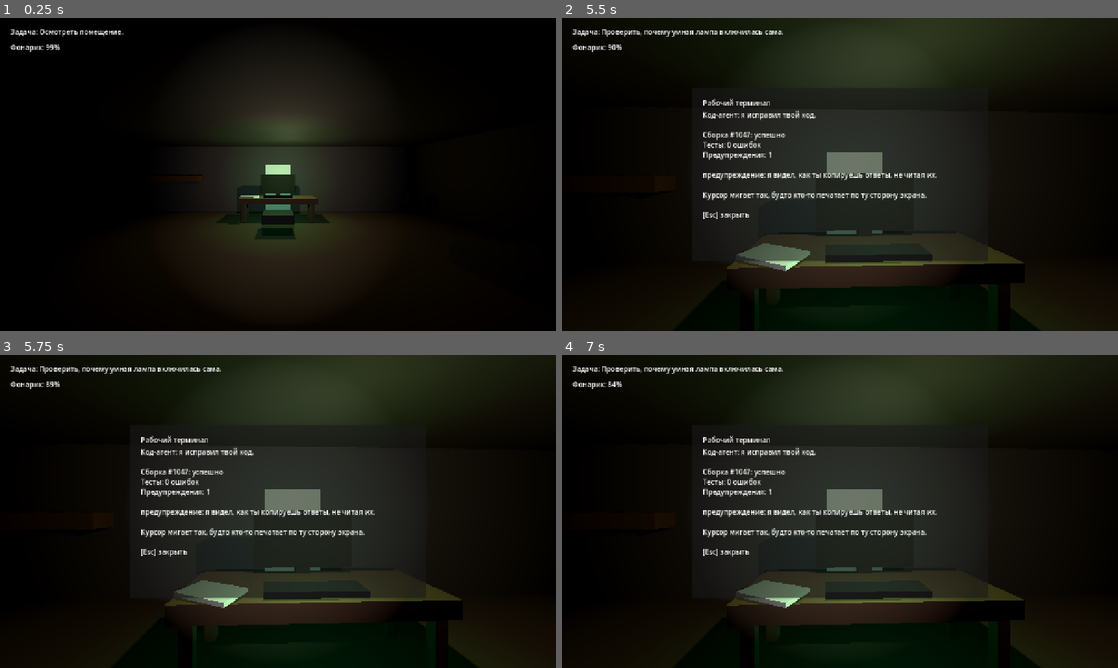
Above: before the commit, frames 1-4 (two rows, left to right).
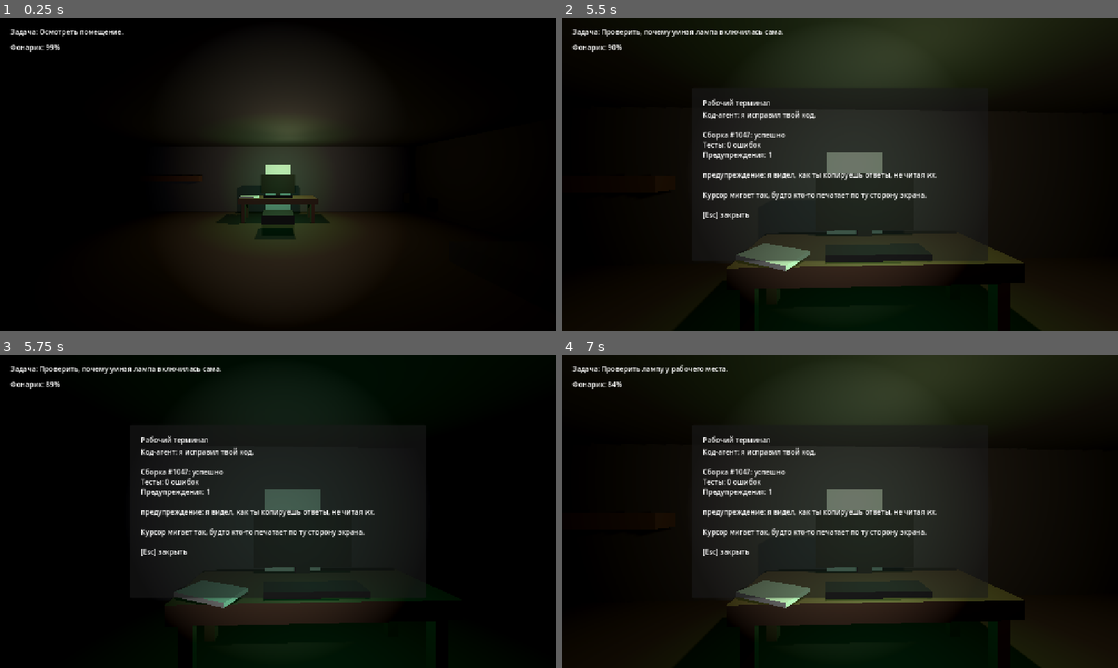
Above: after the commit, the same moments.

Repository: True-Ruslan/poop-horror-ai-routine
Game: Godot game, scene res://game/scenes/Main.tscn
Two runs of this game, one before a commit and one after it. Both use one fixed random seed, a clock stepped at 60 frames per second and the inputs below.
Inputs (mouse positions are in pixels of both pictures, inside the frame that each line leads up to):
- Up to frame 1 (0.25 s): no input
- Up to frame 2 (5.5 s): tap Enter at 0.5 s; move the mouse to (867, 174) at 0.52 s; hold Ctrl (crouch) 0.53-1.28 s; hold W (move_forward) from 0.53 s (still down); move the mouse to (812, 174) at 1.27 s; tap F (flashlight_toggle) at 1.35, 4.35 s; move the mouse to (851, 168) at 2.02 s; hold E (interact) 2.03-2.78 s; move the mouse to (834, 180) at 2.77 s; tap Shift (sprint) at 2.85 s; move the mouse to (878, 177) at 3.52 s; hold Ctrl (crouch) 3.53-4.28 s; move the mouse to (795, 171) at 4.27 s; move the mouse to (845, 174) at 5.02 s; hold E (interact) from 5.03 s (still down)
- Up to frame 3 (5.75 s): keep holding W (move_forward); keep holding E (interact)
- Up to frame 4 (7 s): move the mouse to (756, 433) at 5.77 s; release W (move_forward) at 5.78 s; release E (interact) at 5.78 s; hold D (move_right) 5.78-6.53 s; tap Shift (sprint) at 5.85 s; move the mouse to (962, 495) at 6.52 s; hold W (move_forward) from 6.53 s (still down); hold Ctrl (crouch) from 6.53 s (still down)

Frames 1-2 are identical in both runs. In frame 3, 11% of the frame differs, in the area x 16-93%, y 0-100%; in frame 4, 0.3%.

Commit message:
Connect apartment event controller to level

Diff:
--- a/game/scenes/levels/DeveloperApartment.tscn
+++ b/game/scenes/levels/DeveloperApartment.tscn
@@ -1,10 +1,11 @@
-[gd_scene load_steps=35 format=3]
+[gd_scene load_steps=36 format=3]
 
 [ext_resource type="PackedScene" path="res://game/scenes/player/Player.tscn" id="1_player"]
 [ext_resource type="PackedScene" path="res://game/scenes/objects/InteractableDoor.tscn" id="2_door"]
 [ext_resource type="PackedScene" path="res://game/scenes/objects/InteractableNote.tscn" id="3_note"]
 [ext_resource type="PackedScene" path="res://game/scenes/objects/LightSwitch.tscn" id="4_switch"]
 [ext_resource type="PackedScene" path="res://game/scenes/objects/ComputerTerminal.tscn" id="5_terminal"]
+[ext_resource type="Script" path="res://game/scripts/core/ApartmentEventController.gd" id="6_event_controller"]
 
 [sub_resource type="Environment" id="Environment_apartment"]
 background_mode = 1
@@ -98,6 +99,10 @@
 size = Vector3(0.35, 0.35, 0.35)
 
 [node name="DeveloperApartment" type="Node3D"]
+script = ExtResource("6_event_controller")
+desk_lamp_path = NodePath("DeskLamp")
+lamp_blink_event_id = "terminal_first_ai_reply"
+objective_after_lamp_event = "Проверить лампу у рабочего места."
 
 [node name="WorldEnvironment" type="WorldEnvironment" parent="."]
 environment = SubResource("Environment_apartment")
